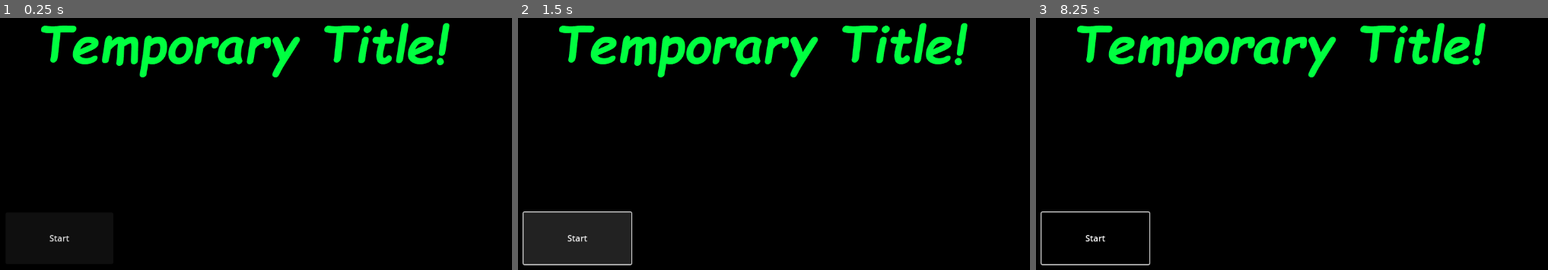
Above: before the commit, frames 1-3 (left to right).
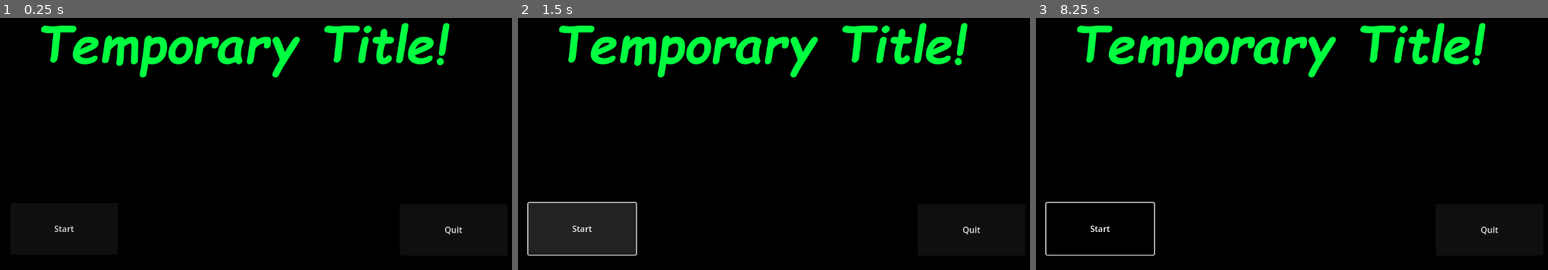
Above: after the commit, the same moments.

Repository: ReneZwiletitsch/PirateJam16
Game: Godot game, scene res://Scenes/title_screen.tscn
The game is run twice, just before and just after one commit, with the same random seed, the same clock (stepped at 60 frames per second) and the same inputs. This scene is started directly instead of the project's main scene.
Inputs (mouse positions are in pixels of both pictures, inside the frame that each line leads up to):
- Up to frame 1 (0.25 s): no input
- Up to frame 2 (1.5 s): click "Start" at 0.5 s; click "Start" at 1.25 s
- Up to frame 3 (8.25 s): tap Enter at 2, 3.5, 5 s; move the mouse to (1425, 144) at 2.02 s; hold D (right) 2.03-2.78 s; hold Space (advance_dialogue) 2.03-2.78 s; move the mouse to (1169, 176) at 2.77 s; hold S (down) 2.78-3.53 s; click (1169, 176) at 2.85 s; move the mouse to (1353, 86) at 3.52 s; hold D (right) 3.53-4.28 s; hold C (necromancy) 3.53-4.28 s; tap Space (advance_dialogue) at 4.25 s; move the mouse to (1261, 229) at 4.27 s; hold W (up) 4.28-5.03 s; tap E (test) at 4.35, 7.35 s; move the mouse to (1476, 212) at 5.02 s; hold Space (advance_dialogue) 5.03-5.78 s; hold A (left) 5.03-6.53 s; move the mouse to (1112, 108) at 5.77 s; click (1112, 108) at 5.85 s; move the mouse to (1322, 161) at 6.52 s; hold S (down) 6.53-7.28 s; hold C (necromancy) 6.53-7.28 s; move the mouse to (1199, 75) at 7.27 s; hold D (right) 7.28-8.03 s; move the mouse to (1425, 144) at 8.02 s; hold W (up) from 8.03 s (still down); hold Space (advance_dialogue) from 8.03 s (still down)

The runs differ from the first frame. In frame 1, 0.2% of the frame differs, in the area x 9-91%, y 82-89%; in frame 2, 2.4%, in the area x 0-91%, y 72-99%; in frame 3, 0.8%.

Commit message:
there but not functional

Diff:
--- a/piratejam16/Scenes/game_won_screen.tscn
+++ b/piratejam16/Scenes/game_won_screen.tscn
@@ -1,8 +1,21 @@
-[gd_scene load_steps=2 format=3 uid="uid://h8vninix101g"]
+[gd_scene load_steps=3 format=3 uid="uid://bect3wyd0qslr"]
 
 [ext_resource type="Texture2D" uid="uid://cmhqawxdwtohq" path="res://assets/screens/You win.png" id="1_d8588"]
+[ext_resource type="Script" path="res://scripts/game_won_screen.gd" id="2_srtk8"]
 
 [node name="Game Won Screen" type="Sprite2D"]
 texture = ExtResource("1_d8588")
+script = ExtResource("2_srtk8")
 
 [node name="Camera2D" type="Camera2D" parent="."]
+
+[node name="PlayAgainButton" type="Button" parent="."]
+offset_right = 8.0
+offset_bottom = 8.0
+
+[node name="QuitButton" type="Button" parent="."]
+offset_right = 8.0
+offset_bottom = 8.0
+
+[connection signal="button_down" from="PlayAgainButton" to="." method="_on_play_again_button_button_down"]
+[connection signal="button_down" from="QuitButton" to="." method="_on_quit_button_button_down"]
--- a/piratejam16/Scenes/title_screen.tscn
+++ b/piratejam16/Scenes/title_screen.tscn
@@ -1,15 +1,28 @@
-[gd_scene load_steps=2 format=3 uid="uid://etdj86nwa15j"]
+[gd_scene load_steps=3 format=3 uid="uid://670quq556gi5"]
 
 [ext_resource type="Texture2D" uid="uid://ck3aywqhsni5g" path="res://assets/screens/title screen.png" id="1_4bd28"]
+[ext_resource type="Script" path="res://scripts/title_screen.gd" id="2_feyae"]
 
 [node name="TitleScreen" type="Sprite2D"]
 texture = ExtResource("1_4bd28")
+script = ExtResource("2_feyae")
 
 [node name="Camera2D" type="Camera2D" parent="."]
 
-[node name="Button" type="Button" parent="."]
-offset_left = -476.0
-offset_top = 98.0
-offset_right = -272.0
-offset_bottom = 196.0
+[node name="StartButton" type="Button" parent="."]
+offset_left = -467.0
+offset_top = 80.0
+offset_right = -263.0
+offset_bottom = 178.0
 text = "Start"
+
+[node name="QuitButton" type="Button" parent="."]
+offset_left = 271.0
+offset_top = 82.0
+offset_right = 475.0
+offset_bottom = 180.0
+text = "Quit
+"
+
+[connection signal="button_down" from="StartButton" to="." method="_on_start_button_button_down"]
+[connection signal="button_down" from="QuitButton" to="." method="_on_quit_button_button_down"]
--- /dev/null
+++ b/piratejam16/scripts/game_won_screen.gd
@@ -0,0 +1,19 @@
+extends Sprite2D
+
+
+# Called when the node enters the scene tree for the first time.
+func _ready() -> void:
+	pass # Replace with function body.
+
+
+# Called every frame. 'delta' is the elapsed time since the previous frame.
+func _process(delta: float) -> void:
+	pass
+
+
+func _on_play_again_button_button_down() -> void:
+	pass # Replace with function body.
+
+
+func _on_quit_button_button_down() -> void:
+	pass # Replace with function body.
--- /dev/null
+++ b/piratejam16/scripts/title_screen.gd
@@ -0,0 +1,19 @@
+extends Sprite2D
+
+
+# Called when the node enters the scene tree for the first time.
+func _ready() -> void:
+	pass # Replace with function body.
+
+
+# Called every frame. 'delta' is the elapsed time since the previous frame.
+func _process(delta: float) -> void:
+	pass
+
+
+func _on_start_button_button_down() -> void:
+	pass # Replace with function body.
+
+
+func _on_quit_button_button_down() -> void:
+	get_tree().quit()
Not shown: 1 places in piratejam16/Scenes/pause_screen.tscn that only renumber resources
Not shown: 1 places in piratejam16/Scenes/you_died_screen.tscn that only renumber resources
